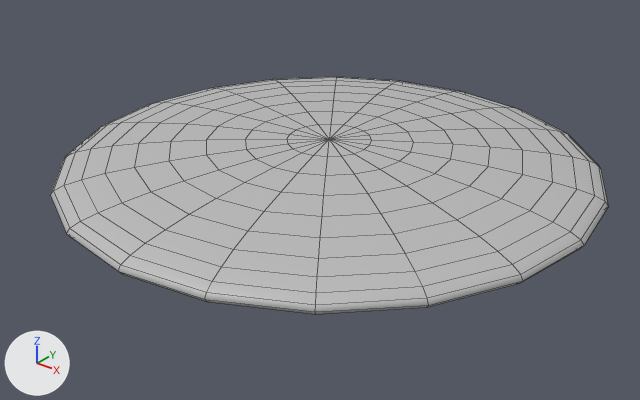
An edit to the FBX model Assets/[] Pip/PipMesh/pip_sphere.fbx, drawn before and after from the same camera.
One viewpoint serves both versions: a 50 mm camera at (0.652, -0.833, 0.461) aimed at (0.003, -0.023, -0.042). The axes (+X, +Y, +Z) are drawn at lower left. The lights are the same throughout. Mesh edges are drawn as thin lines. Where no turn or scale is listed for an object, it has been applied to the vertices.

Objects in the first picture: 'pip_sphere'.
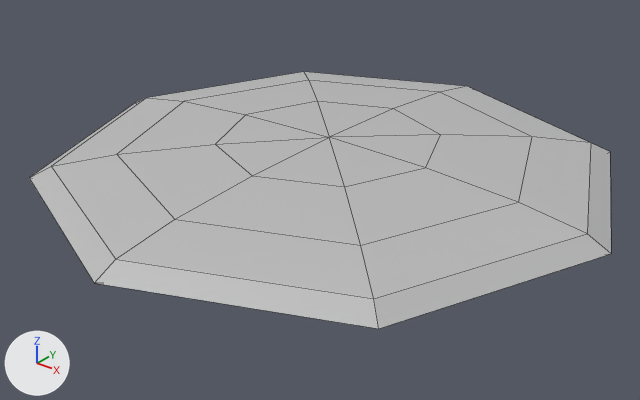
Commit message: added pip sphere

Pixel boxes (x1, y1, x2, y2) of what changed, in the pictures (640 x 400 px):
'pip_sphere', reshaped (8% taller)
    before: (50, 77, 608, 314)
    after: (29, 72, 611, 329)

What changed in the scene script:
```text
Change me_mesh:
    used by ob_pip_sphere; location = (0.0, 0.0, 0.0)
    remove me_mesh.from_pydata(...)  # 382 vertices, 400 faces; spans x -0.349..0.349, y -0.349..0.349, z -0.035..0.035
    add me_mesh.from_pydata(...)  # 58 vertices, 64 faces; spans x -0.379..0.379, y -0.379..0.379, z -0.038..0.038
    me_mesh part 1: 382 vertices removed from x -0.349..0.349, y -0.349..0.349, z -0.035..0.035; 58 vertices added at x -0.379..0.379, y -0.379..0.379, z -0.038..0.038, forming a UV sphere (8 segments, 8 rings, poles along z)
```
